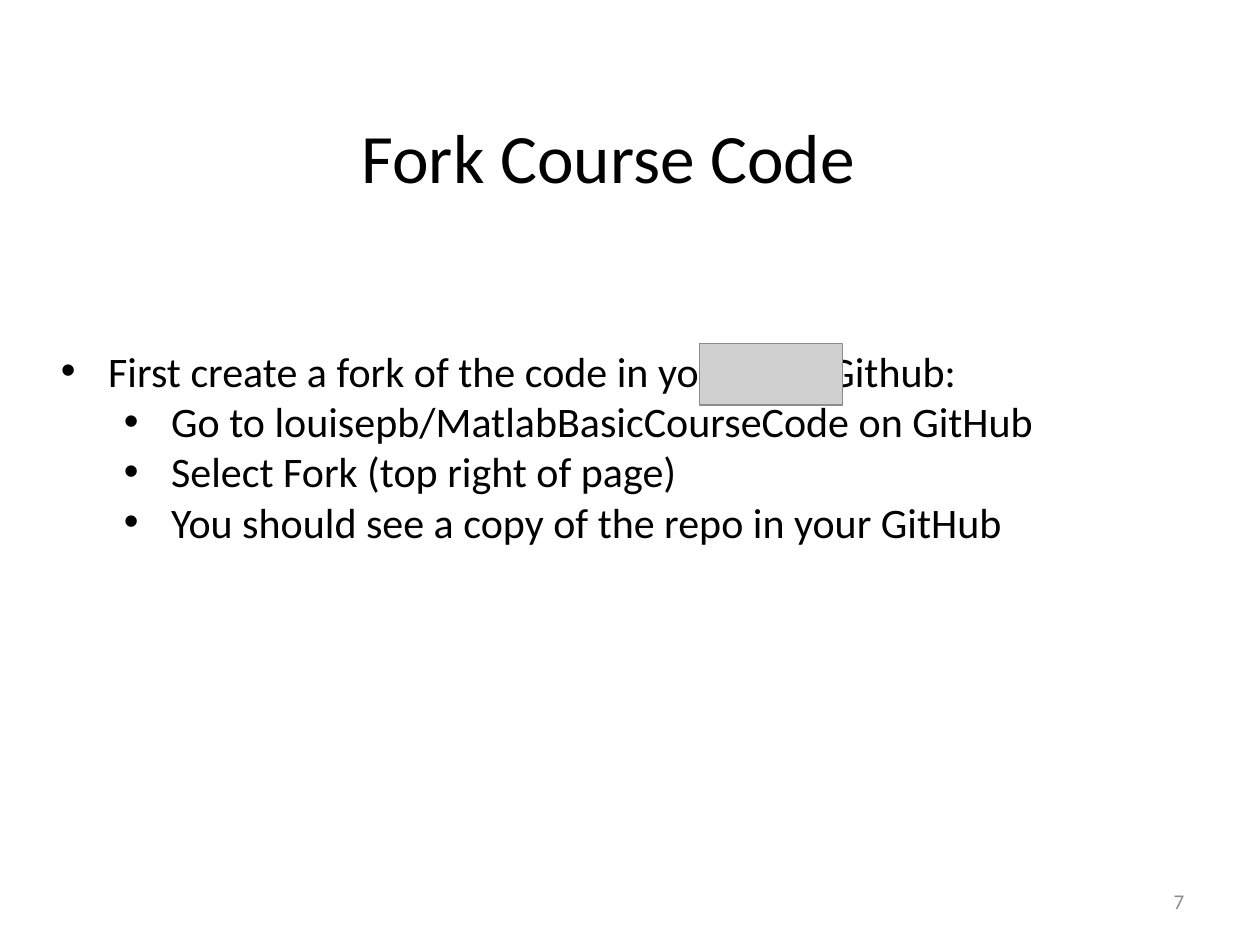
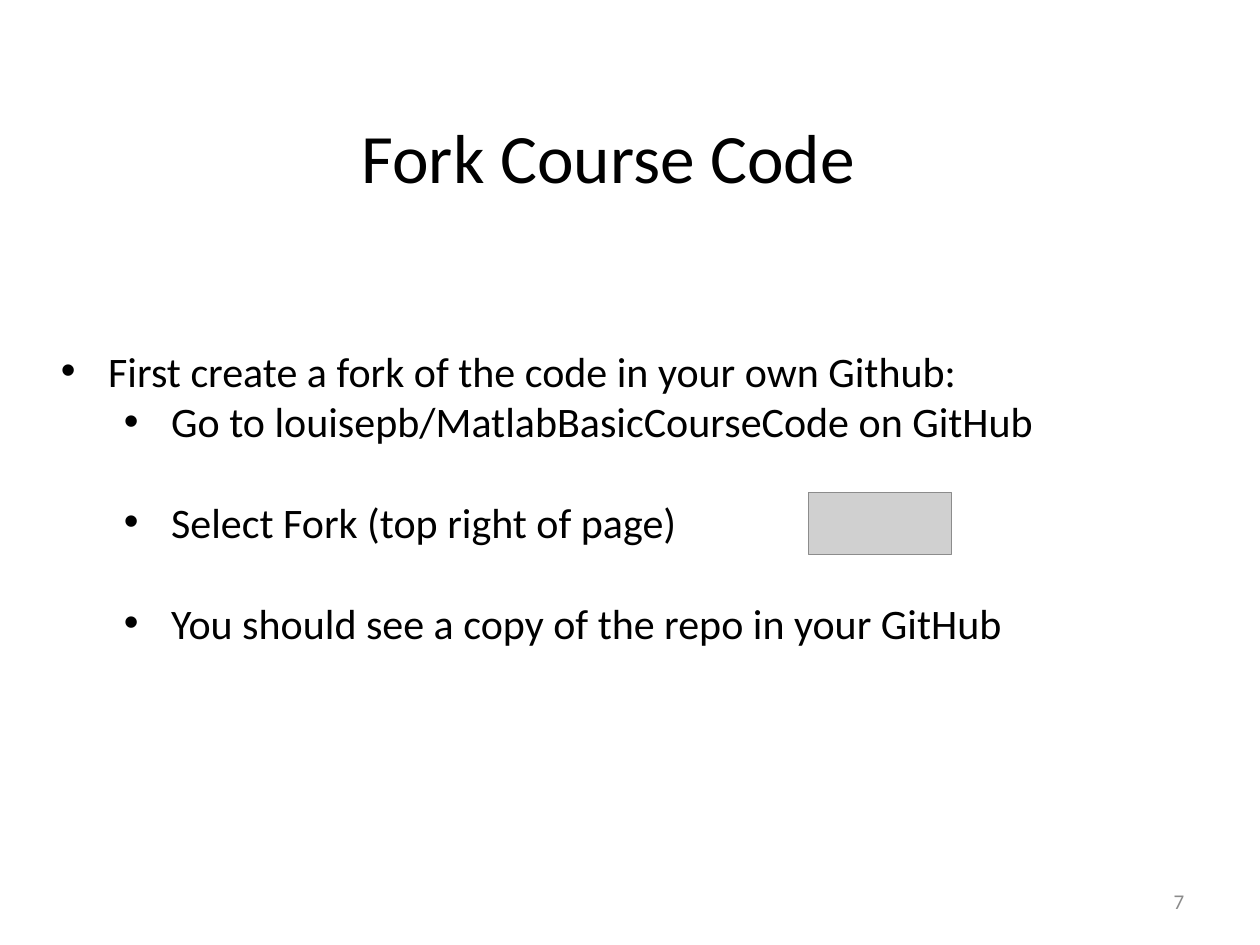
Before and after one commit to louisepb/MatlabBasicCourse, a slide deck: slide 7 of Introduction to MATLAB for Engineers.pptx. Drawn at 1260x945 pixels with LibreOffice and Linux fonts; fonts in the diff are those of the drawing; grey boxes stand for pictures. Boxes give left, top, right and bottom in pixels: in the first picture for what was removed or moved away, otherwise in the second. Text is boxed around its words. In the diff, an @@ line names an element or a change of style, - is before the commit and + after.

```diff
--- a/Introduction to MATLAB for Engineers.pptx
+++ b/Introduction to MATLAB for Engineers.pptx
@@ text "First create a fork of ..." rewrapped from box(108, 352, 1032, 545) to box(108, 357, 1032, 646) @@
@@ picture: place and size @@
-picture at box(699, 344, 843, 406)
+picture at box(809, 493, 953, 554)
```
Also in this commit, not shown: 1 other slide changed, 1 slide added.
